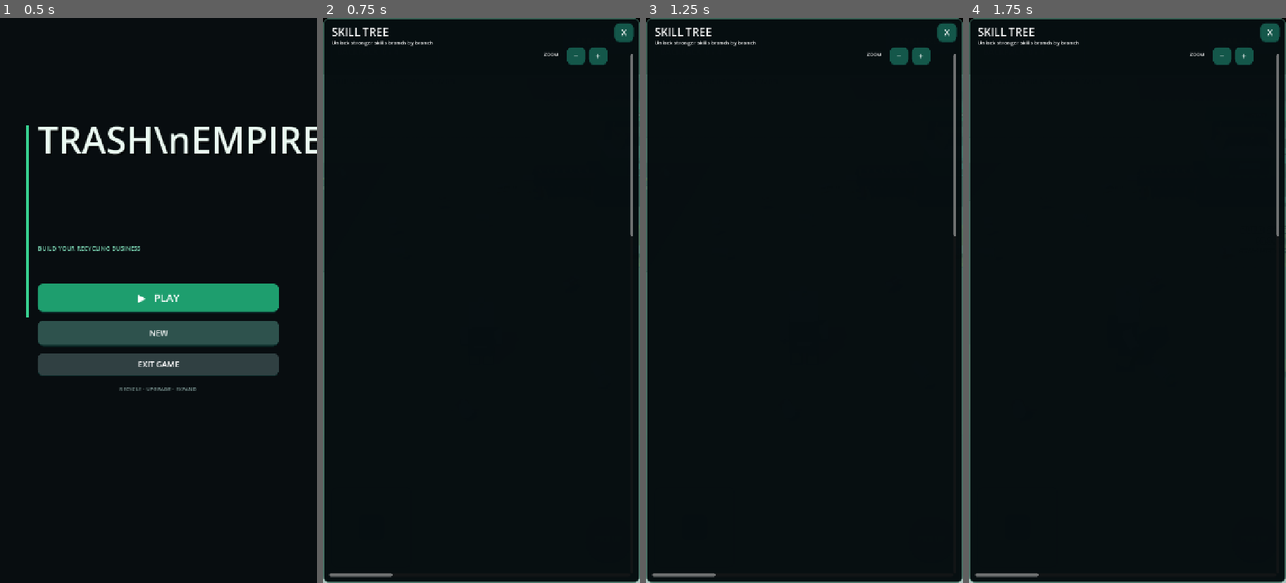
Above: before the commit, frames 1-4 (left to right).
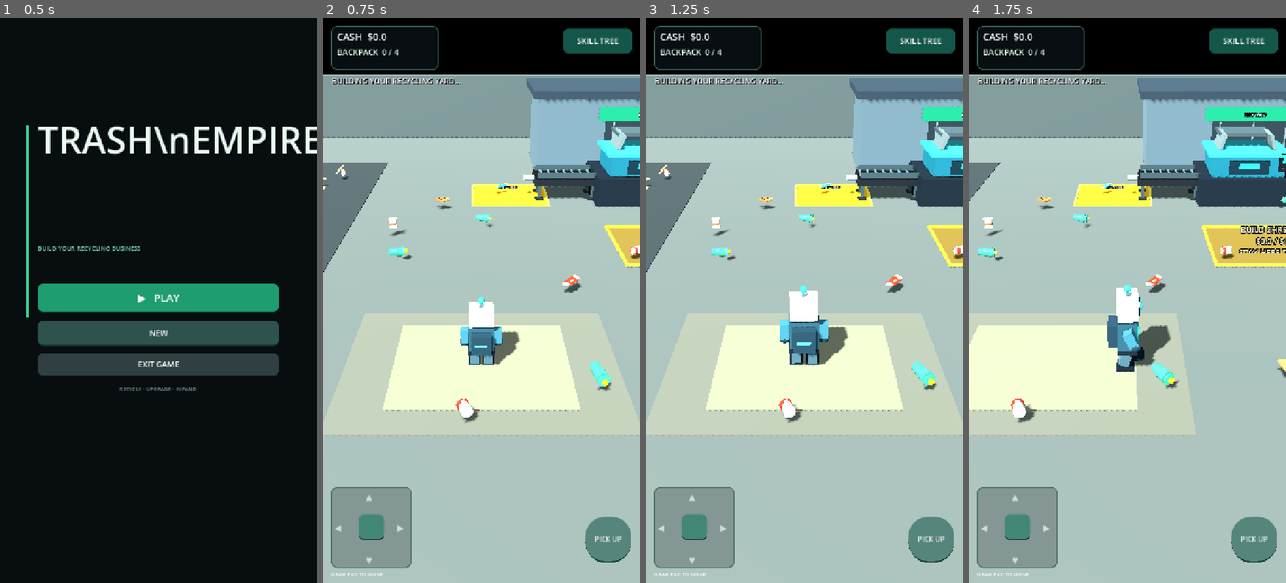
Above: after the commit, the same moments.

Repository: zekainstabot/trash-empire
Game: Godot game, scene res://Scenes/Main.tscn
Two runs of this game, one before a commit and one after it. Both use one fixed random seed, a clock stepped at 60 frames per second and the inputs below.
Inputs (mouse positions are in pixels of both pictures, inside the frame that each line leads up to):
- Up to frame 1 (0.5 s): no input
- Up to frame 2 (0.75 s): click "▶ PLAY" at 0.5 s
- Up to frame 3 (1.25 s): no input
- Up to frame 4 (1.75 s): move the mouse to (1197, 272) at 1.27 s; hold D (move_right) from 1.28 s (still down); click (1197, 272) at 1.42 s

Frame 1 is identical in both runs. In frame 2, 92% of the frame differs, in the area x 0-100%, y 0-100%; in frame 3, 92%; in frame 4, 92%.

Commit message:
Keep skill tree hidden when starting gameplay

Diff:
--- a/Scripts/main.gd
+++ b/Scripts/main.gd
@@ -1039,7 +1039,9 @@
 		var ui_layer := main_menu_panel.get_parent()
 		if is_instance_valid(ui_layer):
 			for child in ui_layer.get_children():
-				if child != main_menu_panel:
+				if child == upgrade_panel:
+					child.hide()
+				elif child != main_menu_panel:
 					child.show()
 	if is_instance_valid(player):
 		player.set_process(true)
